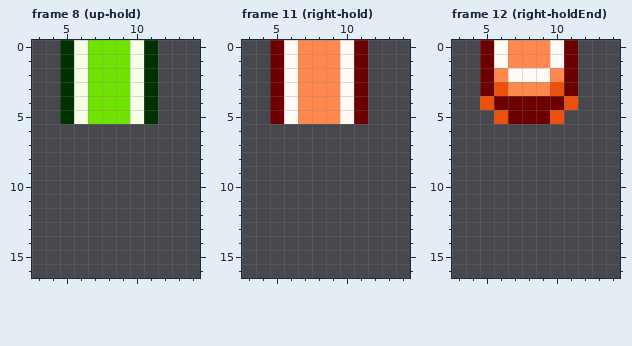
Two versions of one pixel-art file, artFiles/Aseprite/staticNotes.aseprite. The picture above is the old version.
17x17 pixels, 12 frames. Shown: frame 8 (up-hold): x 3..14, y 0..16; frame 11 (right-hold): x 3..14, y 0..16; frame 12 (right-holdEnd): x 3..14, y 0..16. The old version is drawn lined up with the new one. The commit also changed other frames, which this record leaves out.
Now the later version:
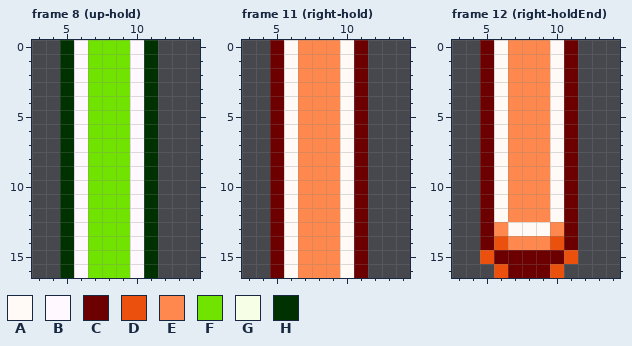
Palette (. is transparent): A #fffaf5  B #fff9ff  C #6c0000  D #eb510c  E #ff884e  F #71e300  G #f6ffe6  H #003100
Change:
whole drawing moved by +5,+0 (the old picture is shown already moved)
--- frame 8 (up-hold)
@@ x 3..14 @@
- 0 ..HGFFFGH...
- 1 ..HGFFFGH...
- 2 ..HGFFFGH...
- 3 ..HGFFFGH...
- 4 ..HGFFFGH...
- 5 ..HGFFFGH...
- 6 ............
- 7 ............
- 8 ............
- 9 ............
-10 ............
-11 ............
-12 ............
-13 ............
-14 ............
-15 ............
-16 ............
+ 0 ..HBFFFBH...
+ 1 ..HBFFFBH...
+ 2 ..HBFFFBH...
+ 3 ..HBFFFBH...
+ 4 ..HBFFFBH...
+ 5 ..HBFFFBH...
+ 6 ..HBFFFBH...
+ 7 ..HBFFFBH...
+ 8 ..HBFFFBH...
+ 9 ..HBFFFBH...
+10 ..HBFFFBH...
+11 ..HBFFFBH...
+12 ..HBFFFBH...
+13 ..HBFFFBH...
+14 ..HBFFFBH...
+15 ..HBFFFBH...
+16 ..HBFFFBH...
--- frame 11 (right-hold)
@@ x 3..14 @@
  5 ..CAEEEAC...
- 6 ............
- 7 ............
- 8 ............
- 9 ............
-10 ............
-11 ............
-12 ............
-13 ............
-14 ............
-15 ............
-16 ............
+ 6 ..CAEEEAC...
+ 7 ..CAEEEAC...
+ 8 ..CAEEEAC...
+ 9 ..CAEEEAC...
+10 ..CAEEEAC...
+11 ..CAEEEAC...
+12 ..CAEEEAC...
+13 ..CAEEEAC...
+14 ..CAEEEAC...
+15 ..CAEEEAC...
+16 ..CAEEEAC...
--- frame 12 (right-holdEnd)
@@ x 3..14 @@
  1 ..CAEEEAC...
- 2 ..CEAAAEC...
- 3 ..CDEEEDC...
- 4 ..DCCCCCD...
- 5 ...DCCCD....
- 6 ............
- 7 ............
- 8 ............
- 9 ............
-10 ............
-11 ............
-12 ............
-13 ............
-14 ............
-15 ............
-16 ............
+ 2 ..CAEEEAC...
+ 3 ..CAEEEAC...
+ 4 ..CAEEEAC...
+ 5 ..CAEEEAC...
+ 6 ..CAEEEAC...
+ 7 ..CAEEEAC...
+ 8 ..CAEEEAC...
+ 9 ..CAEEEAC...
+10 ..CAEEEAC...
+11 ..CAEEEAC...
+12 ..CAEEEAC...
+13 ..CEAAAEC...
+14 ..CDEEEDC...
+15 ..DCCCCCD...
+16 ...DCCCD....
